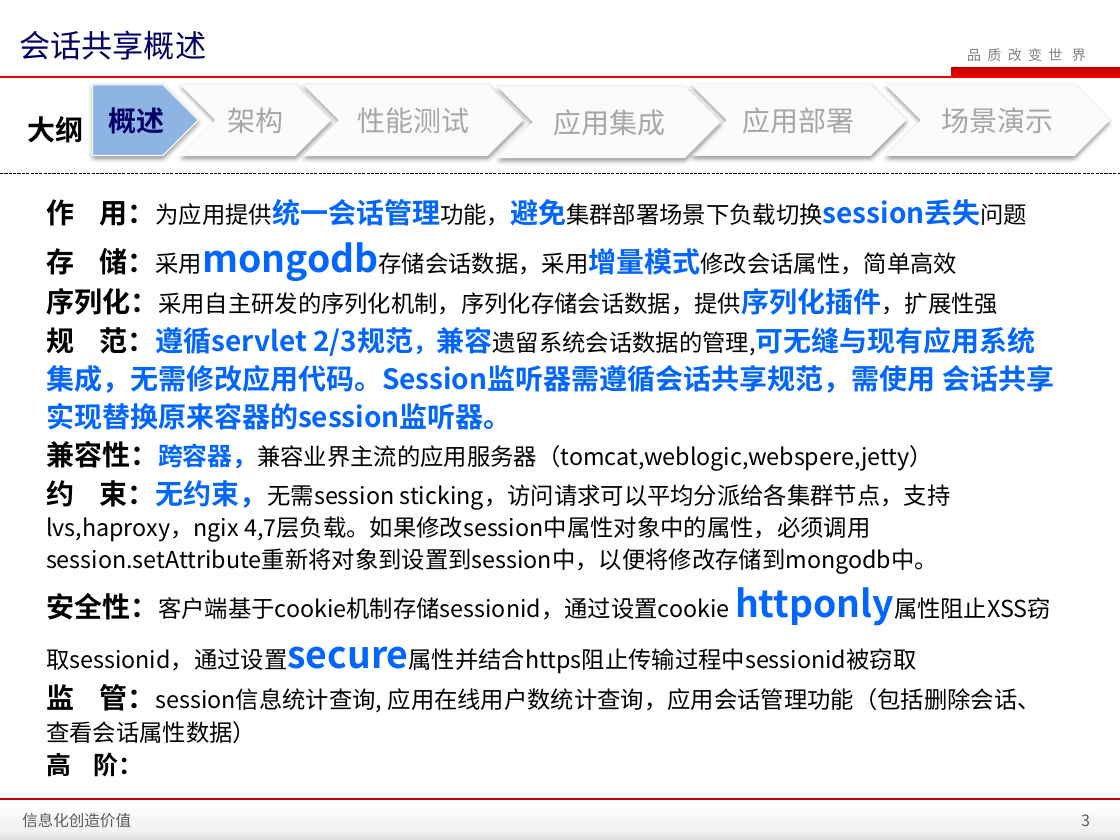
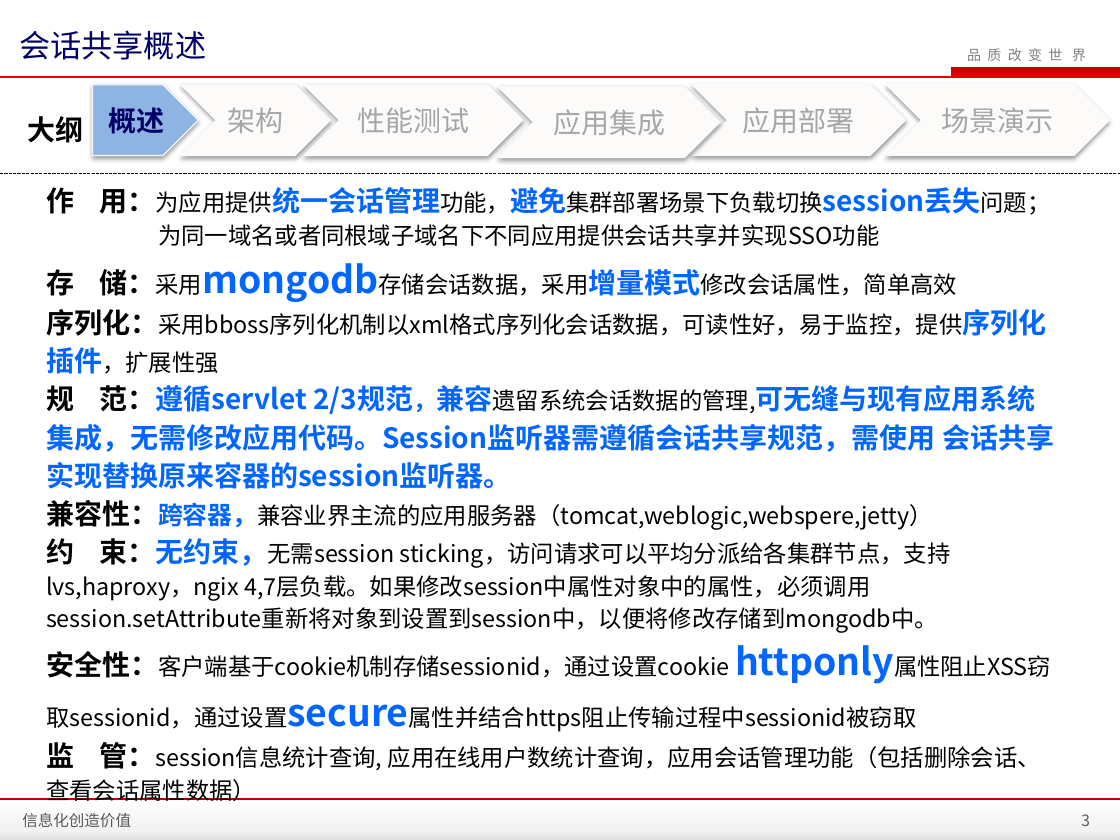
Before and after one commit to zhanght86/bboss-cms, a slide deck: slide 3 of 文档/SanyPDP平台会话共享介绍.pptx. Drawn at 1120x840 pixels with LibreOffice and Linux fonts; fonts in the diff are those of the drawing; background and template pictures are left out. Boxes give left, top, right and bottom in pixels: in the first picture for what was removed or moved away, otherwise in the second. Text is boxed around its words. In the diff, an @@ line names an element or a change of style, - is before the commit and + after.

Commit message:
完善会话共享文档

```diff
--- a/文档/SanyPDP平台会话共享介绍.pptx
+++ b/文档/SanyPDP平台会话共享介绍.pptx
@@ text "作 用：为应用提供统一会话管理功能，避免集群部署场景下负载切换session丢失问题；": place and size @@
-text "作 用：为应用提供统一会话管理功能，避免集群部署场景下负载切换session丢失问题；" at bbox=[46, 199, 1054, 777]
+text "作 用：为应用提供统一会话管理功能，避免集群部署场景下负载切换session丢失问题；" at bbox=[46, 187, 1054, 801]
@@ text at bbox=[46, 187, 879, 246]: text changed @@
-作 用：为应用提供统一会话管理功能，避免集群部署场景下负载切换session丢失问题
+作 用：为应用提供统一会话管理功能，避免集群部署场景下负载切换session丢失问题；
+为同一域名或者同根域子域名下不同应用提供会话共享并实现SSO功能
@@ text at bbox=[46, 309, 1047, 374]: text changed @@
-序列化：采用自主研发的序列化机制，序列化存储会话数据，提供序列化插件，扩展性强
+序列化：采用bboss序列化机制以xml格式序列化会话数据，可读性好，易于监控，提供序列化 插件，扩展性强
@@ text at bbox=[46, 752, 143, 777]: paragraph removed @@
-高 阶：
```
Also in this commit, not shown: 7 other slides changed, 4 slides added.
